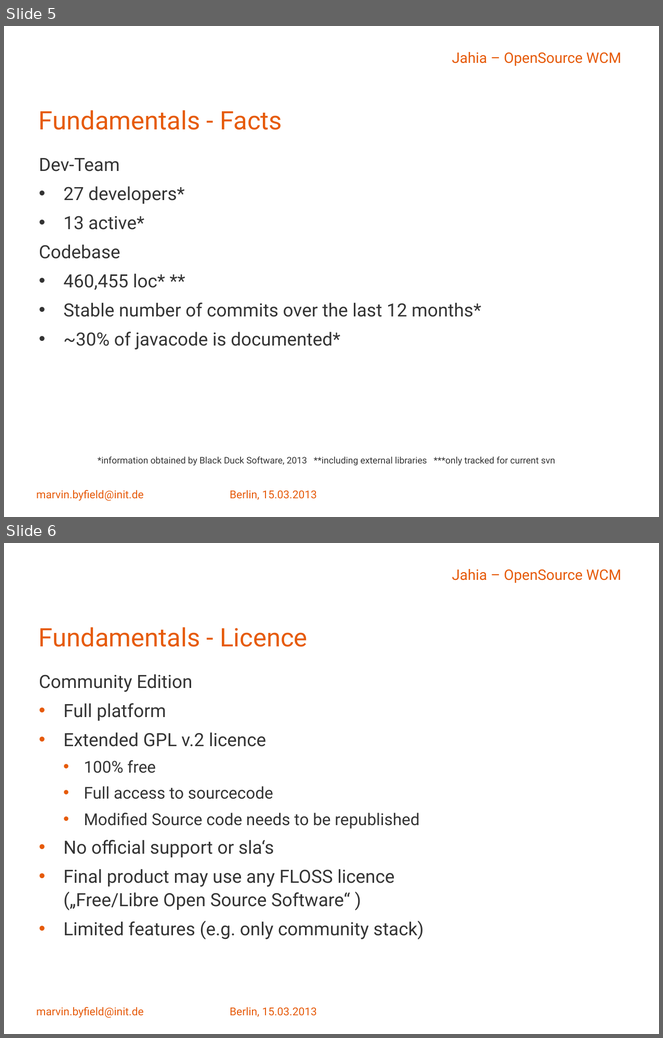
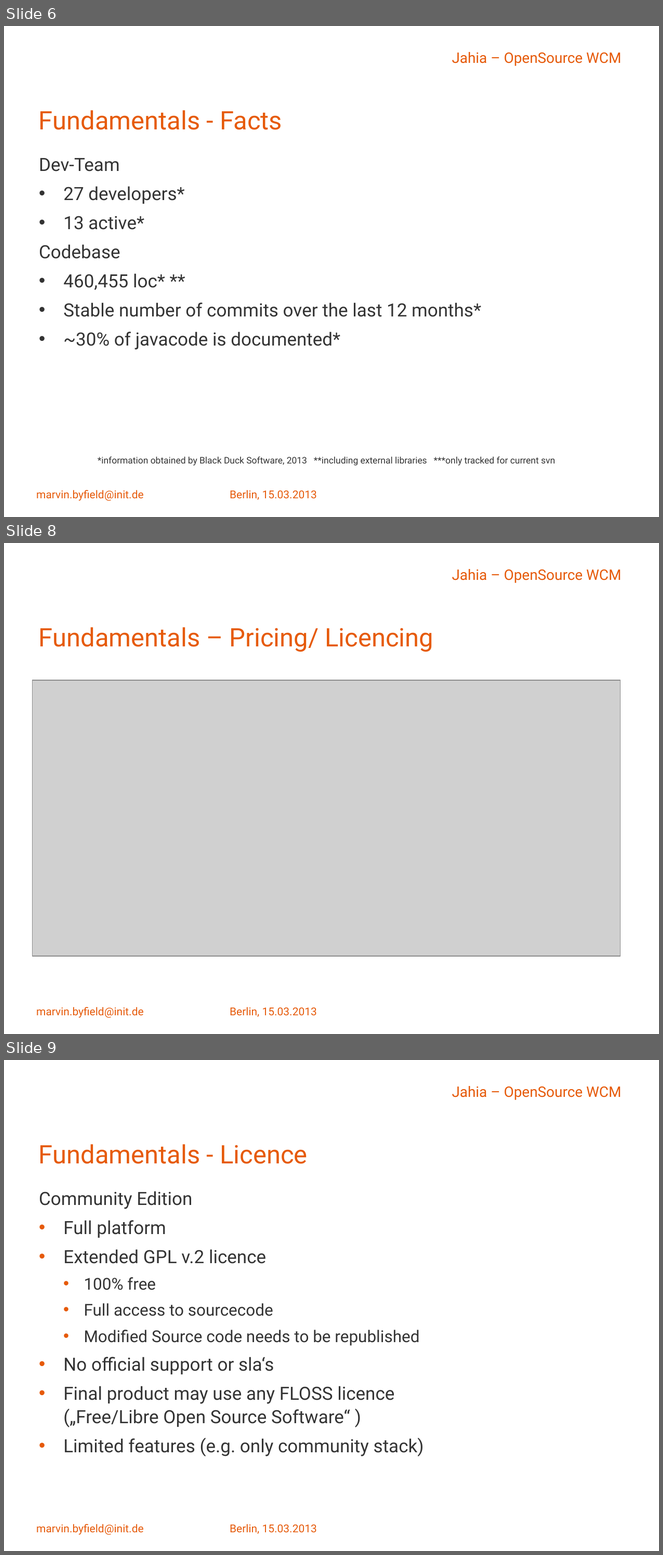
Before and after one commit to Malcolm-X/work, a slide deck: jahia_einführung.pptx. Shown one above the other, each under a label of ours: slides 5 and 6 before the commit, slides 6, 8 and 9 after it; the slides between them are not shown. The pictures are 663x1038 and 663x1555 pixels, drawn with LibreOffice and Linux fonts; fonts in the diff are those of the drawing; grey boxes stand for pictures; background and template pictures are left out. Boxes give left, top, right and bottom in pixels: in the first picture for what was removed or moved away, otherwise in the second. Text is boxed around its words. In the diff, an @@ line names an element or a change of style, - is before the commit and + after.

```diff
--- a/jahia_einführung.pptx
+++ b/jahia_einführung.pptx
@@ slide 8 added at (4,543,659,1034), background #FFFFFF; not listed: 1 template element that a slide beside it also shows @@
@@ title added at (39,627,434,652), 28 pt, text #E65A0A @@
+Fundamentals – Pricing/ Licencing
@@ picture added at (32,681,621,956) @@
@@ text added at (36,1007,144,1018), 12 pt, text #E65A0A @@
+marvin.byfield@init.de
@@ text added at (230,1007,317,1017), 12 pt, text #E65A0A @@
+Berlin, 15.03.2013
@@ what was slide 5 is now slide 6 @@
@@ what was slide 6 is now slide 9 @@
```
Also in this commit, not shown: 12 slides changed, 11 other slides added.
